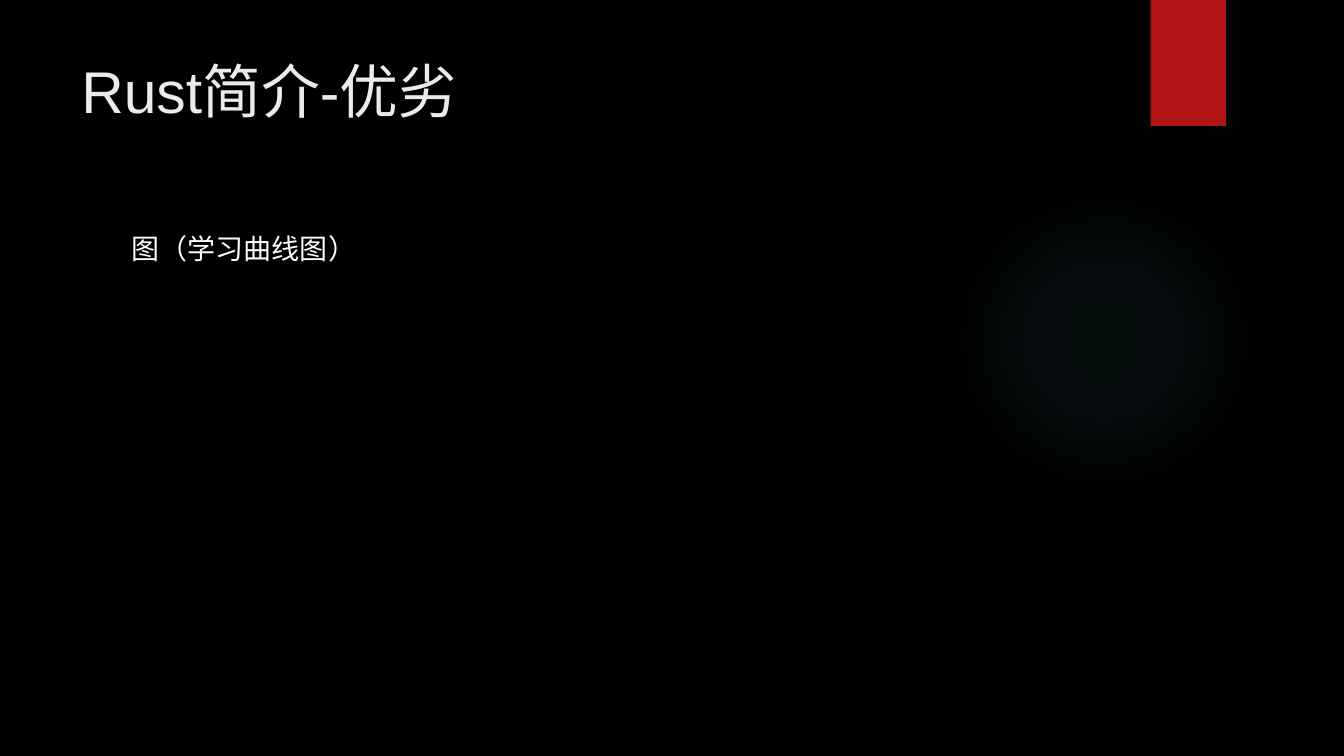
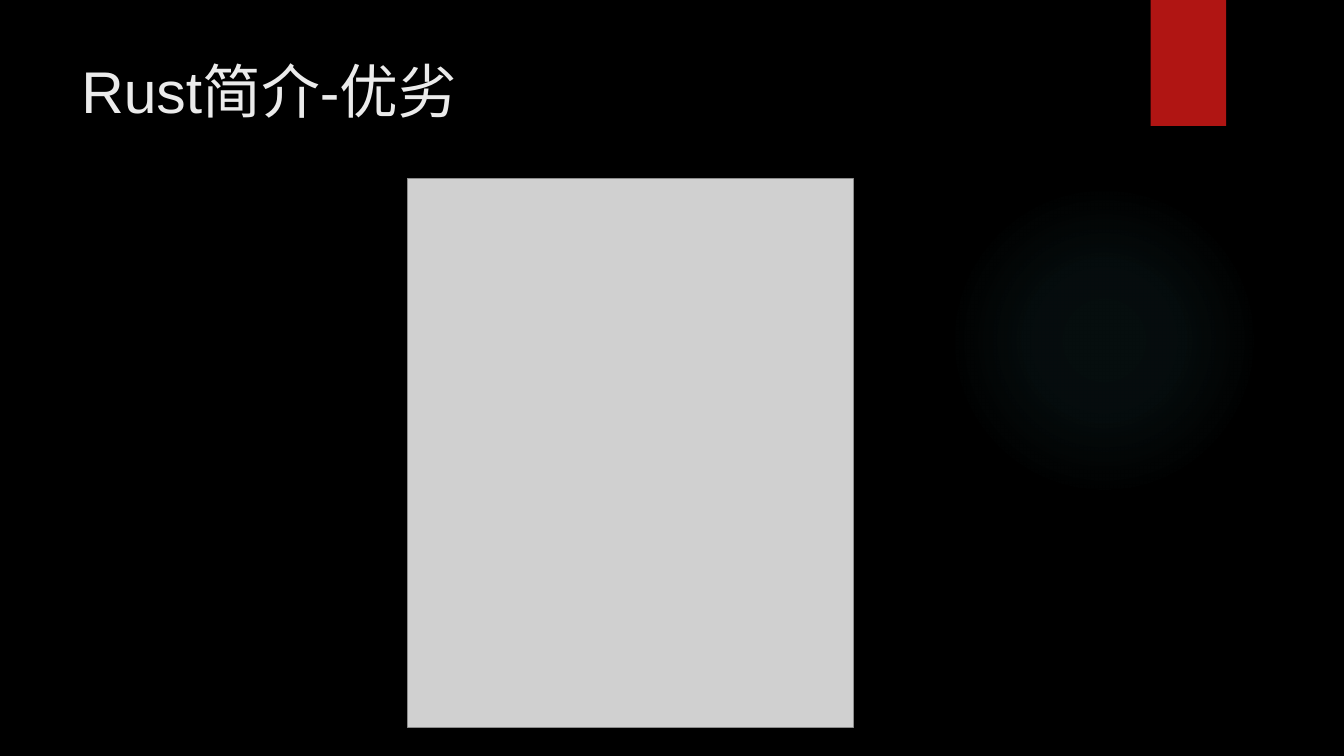
Before and after one commit to hengli-coder/rust_learning, a slide deck: slide 26 of Rust调研.pptx (slide 24 before the commit). Drawn at 1344x756 pixels with LibreOffice and Linux fonts; fonts in the diff are those of the drawing; grey boxes stand for pictures; background and template pictures are left out. Boxes give left, top, right and bottom in pixels: in the first picture for what was removed or moved away, otherwise in the second. Text is boxed around its words. In the diff, an @@ line names an element or a change of style, - is before the commit and + after.

```diff
--- a/Rust调研.pptx
+++ b/Rust调研.pptx
@@ picture added at (407,178,853,728) @@
@@ text removed at (132,235,356,262) @@
-图（学习曲线图）
```
Also in this commit, not shown: 10 other slides changed, 5 slides added, 1 slide removed, 2 other files.
